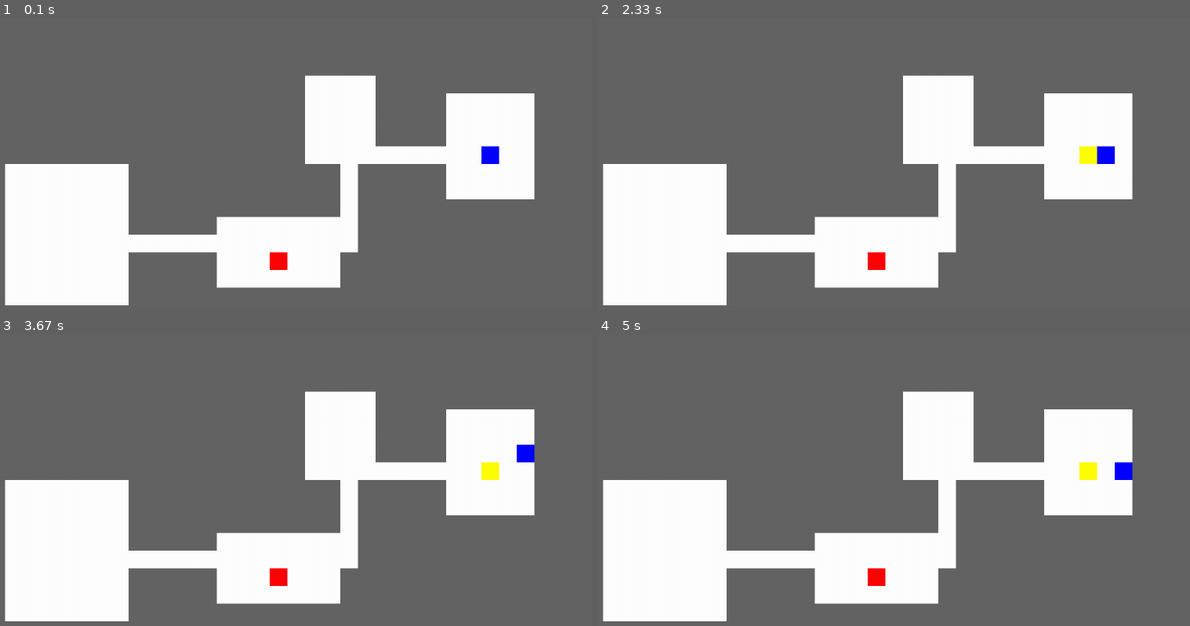
Above: before the commit, frames 1-4 (two rows, left to right).
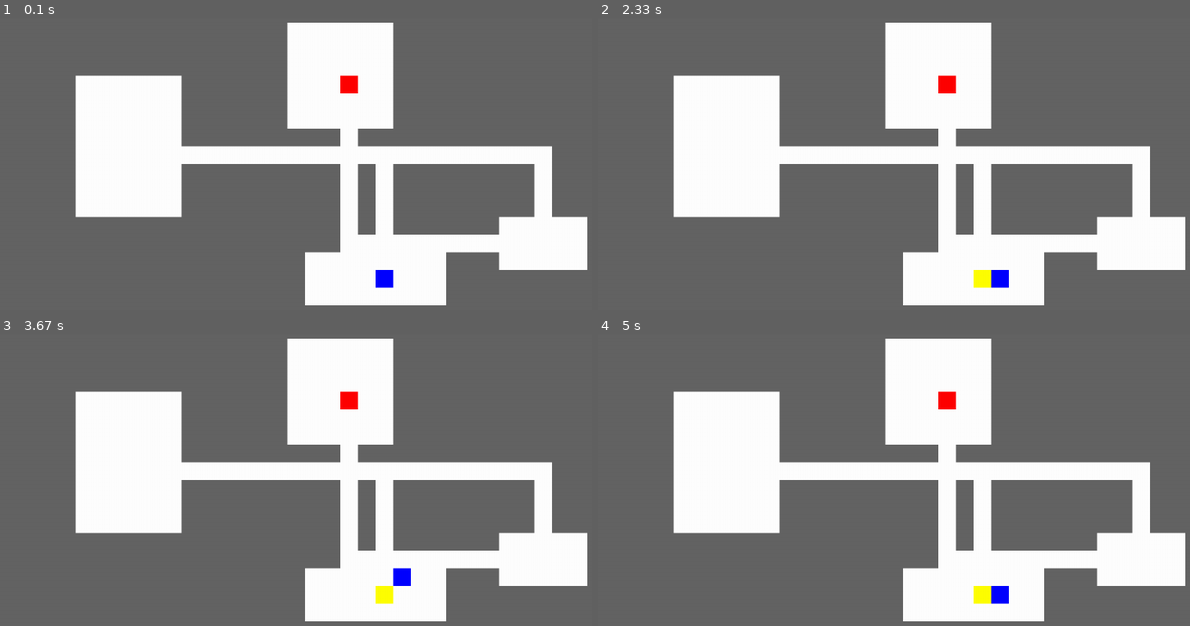
Above: after the commit, the same moments.

Repository: RedBrickRants/HallwayHigh-Pygame-
Game: pygame game, started from pygametest.py
The game is run twice, just before and just after one commit, with the same random seed, the same clock (stepped at 60 frames per second) and the same inputs.
Inputs:
- Up to frame 1 (0.1 s): no input
- Up to frame 2 (2.33 s): hold Right 0.33-0.8 s; hold Up 0.83-1.13 s; hold Right 1.17-1.63 s; hold Left 1.67-2.2 s; hold Down from 2.23 s (still down)
- Up to frame 3 (3.67 s): release Down at 2.53 s; hold Left 2.57-2.97 s; hold Up 3-3.37 s; hold Right from 3.4 s (still down)
- Up to frame 4 (5 s): release Right at 4.03 s; hold Down 4.07-4.43 s; hold Left 4.47-4.93 s; hold Right from 4.97 s (still down)

The runs differ from the first frame. In frame 1, 41% of the frame differs, in the area x 0-100%, y 1-99%; in frame 2, 42%; in frame 3, 41%; in frame 4, 42%.

Commit message:
i dont even remember what i changed but i changed something

Diff:
--- a/entityConfig.py
+++ b/entityConfig.py
@@ -18,7 +18,7 @@
         # Ensure the new position is within bounds of the dungeon
         if 0 <= newX < len(dungeon[0]) and 0 <= newY < len(dungeon):
             # Check if it's a walkable space (floor)
-            if dungeon[newY][newX] == ".":
+            if dungeon[newY][newX] == "." or dungeon[newY][newX] == "P" or dungeon[newY][newX] == "E":
                 self.x, self.y = newX, newY
                 print(f"You moved to [{self.x}, {self.y}]")  # Debugging print
             elif dungeon[newY][newX] == "#":  # Check if it's a wall
--- a/mapConfig.py
+++ b/mapConfig.py
@@ -70,7 +70,7 @@
     """Generates a dungeon with rooms and hallways."""
     dungeon = [[WALL for _ in range(MAP_WIDTH)] for _ in range(MAP_HEIGHT)]
     rooms = []
-    max_rooms = 6  # Adjust as needed
+    max_rooms = 12 # Adjust as needed
 
     for _ in range(max_rooms):
         width = random.randint(5, 10)
@@ -97,6 +97,7 @@
     ex, ey = rooms[-1].center()
     dungeon[ey][ex] = EXIT
 
+
     return dungeon
 
 # Generate and print dungeon
Not shown, added: pygametest.spec
